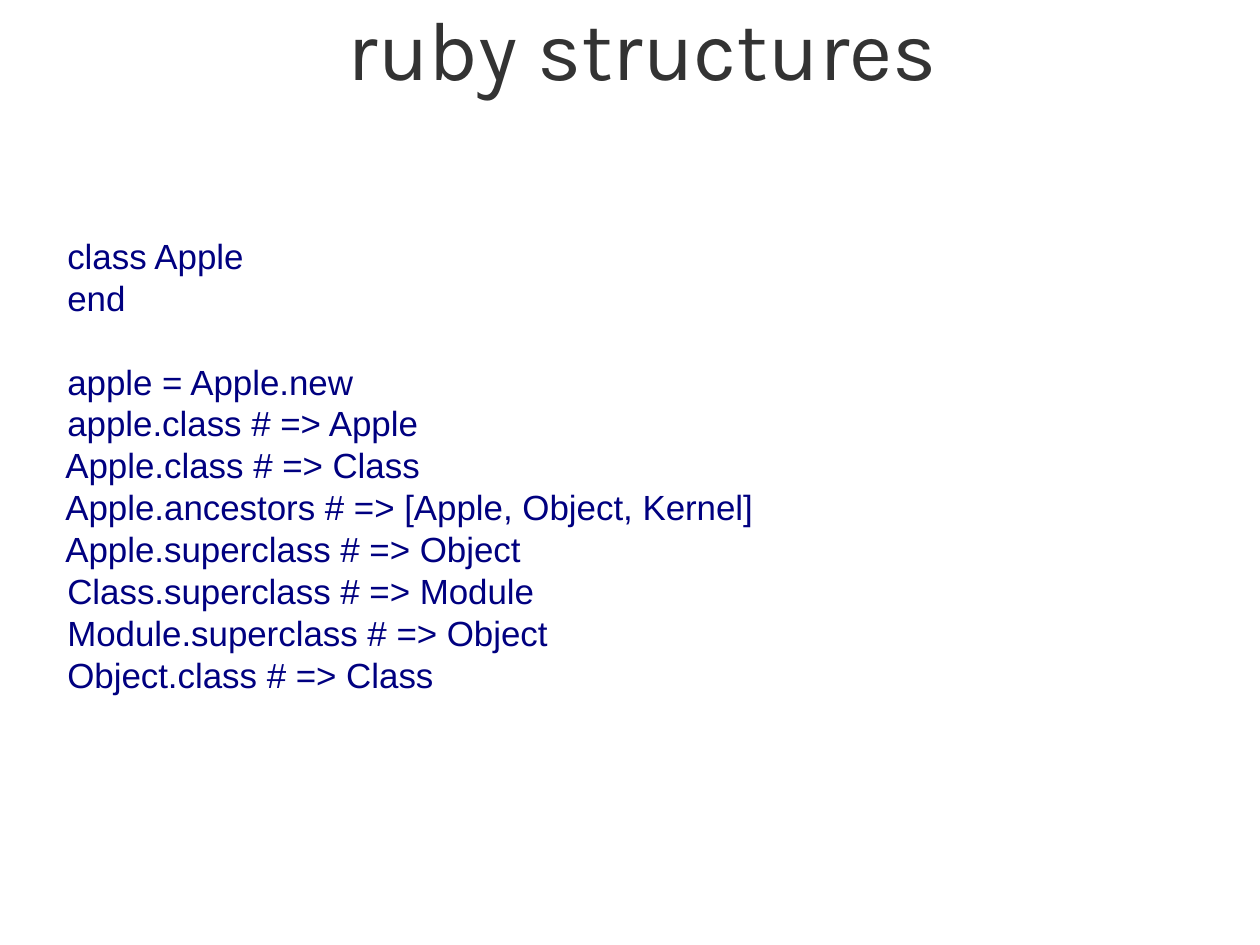
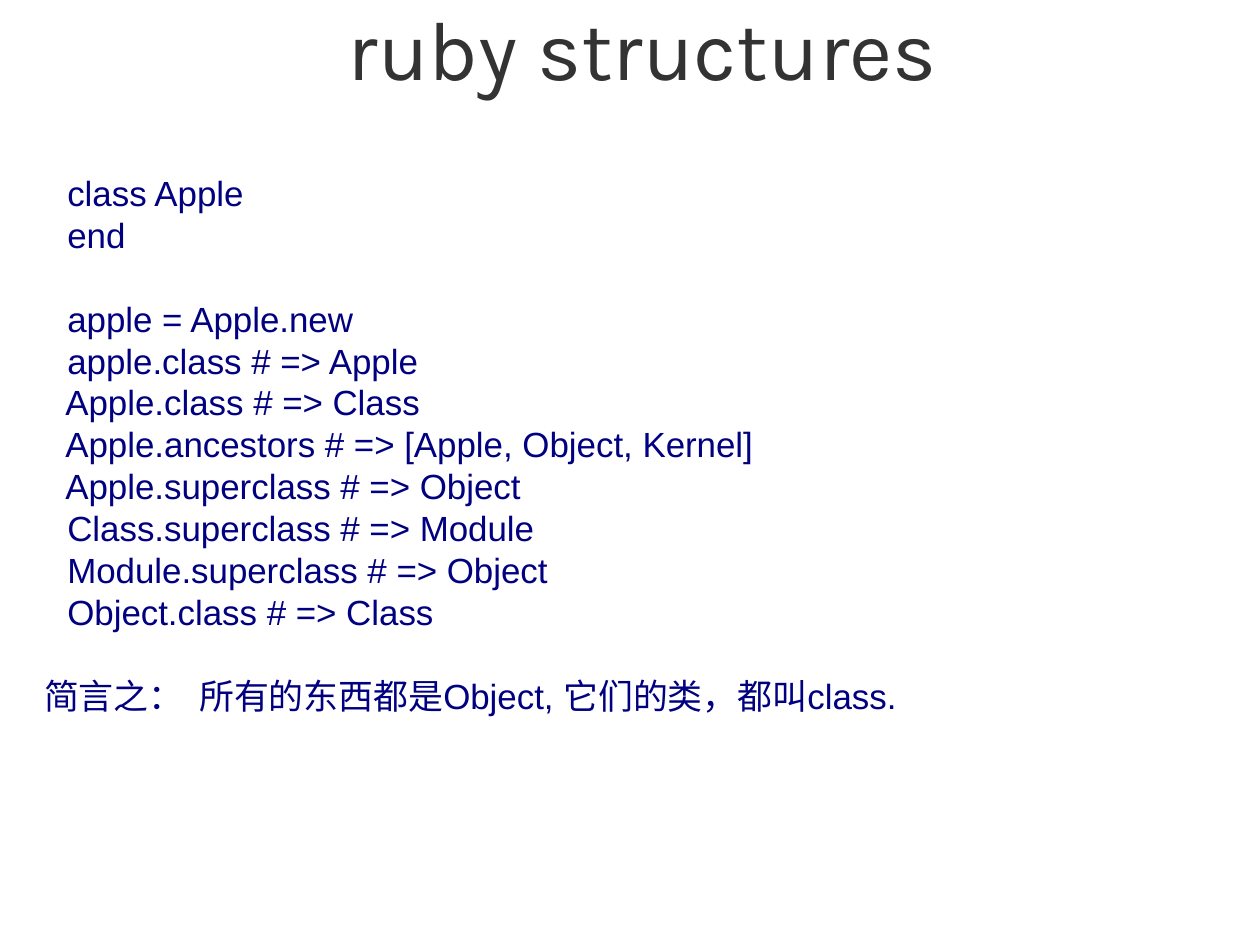
Before and after one commit to sg552/meta_ruby, a slide deck: slide 3 of meta_programming_ruby.odp. Drawn at 1260x945 pixels with LibreOffice and Linux fonts; fonts in the diff are those of the drawing; background and template pictures are left out. Boxes give left, top, right and bottom in pixels: in the first picture for what was removed or moved away, otherwise in the second. Text is boxed around its words. In the diff, an @@ line names an element or a change of style, - is before the commit and + after.

```diff
--- a/meta_programming_ruby.odp
+++ b/meta_programming_ruby.odp
@@ subtitle at (44, 679, 896, 717): paragraph added @@
+简言之： 所有的东西都是Object, 它们的类，都叫class.
```
Also in this commit, not shown: 8 other slides changed, 12 slides added, 3 slides removed, 2 other files.
